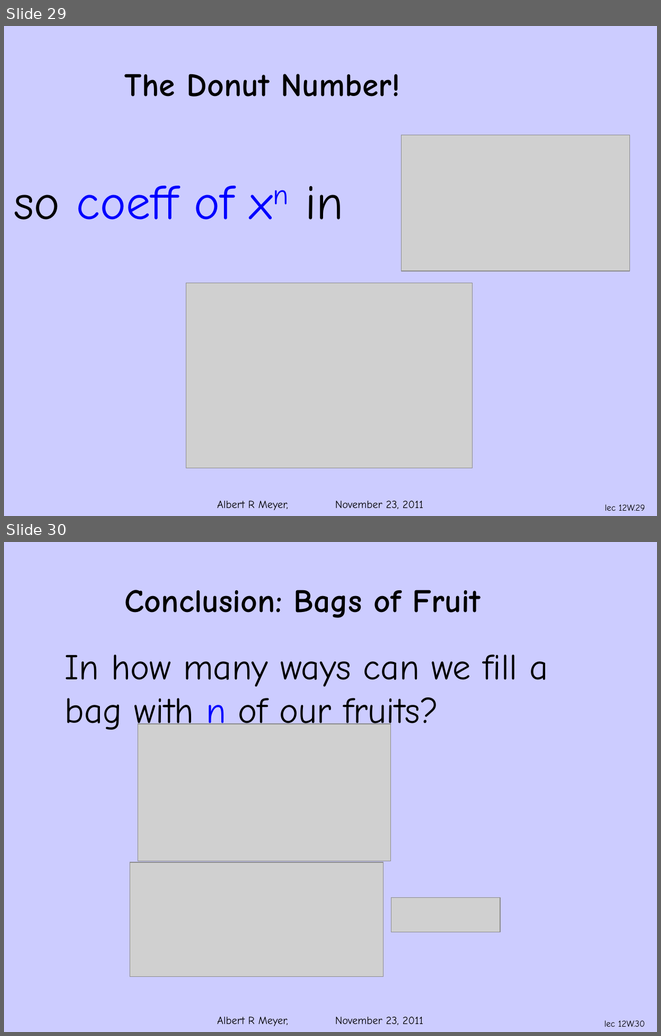
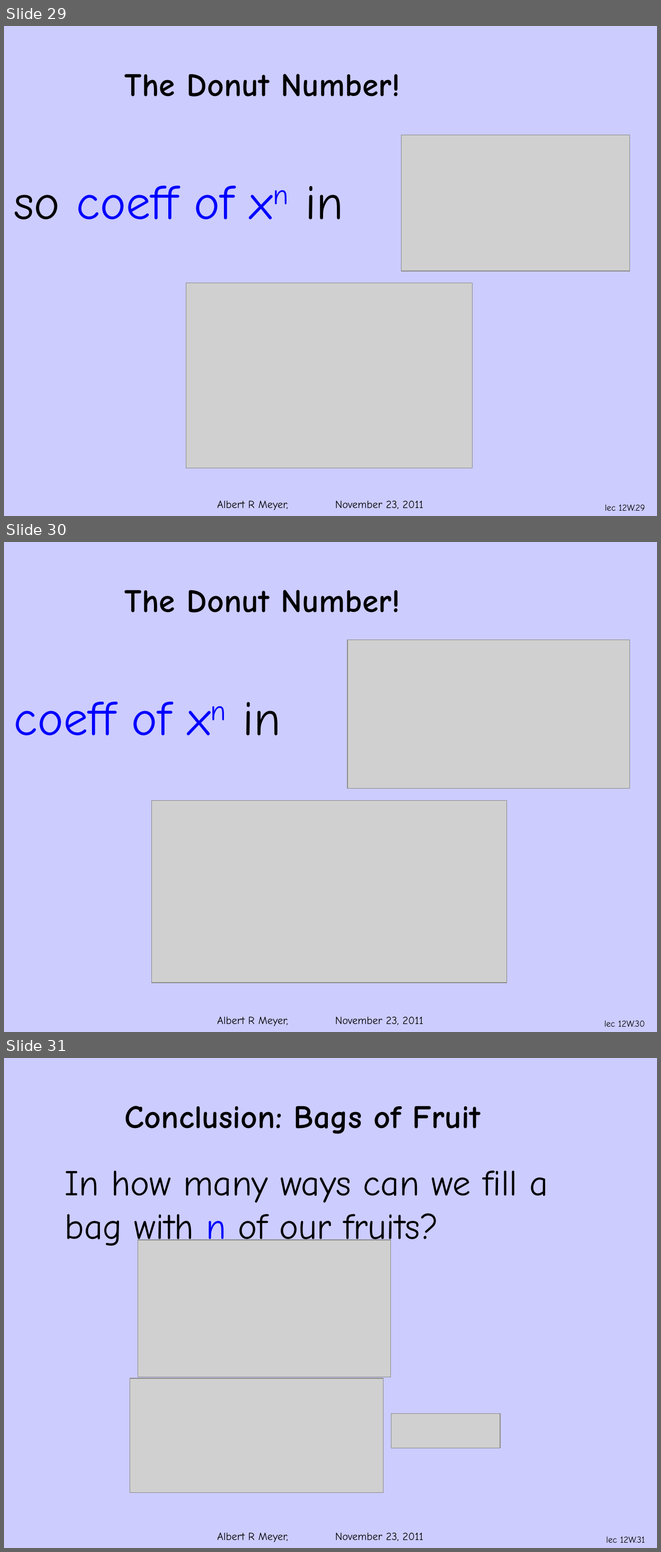
Before and after one commit to armeyer/mcs_web, a slide deck: fall11/slidesF11/slides12w.pptx. Shown one above the other, each under a label of ours: slides 29 and 30 before the commit, slides 29, 30 and 31 after it. The pictures are 661x1036 and 661x1552 pixels, drawn with LibreOffice and Linux fonts; fonts in the diff are those of the drawing; grey boxes stand for pictures; background and template pictures are left out. Boxes give left, top, right and bottom in pixels: in the first picture for what was removed or moved away, otherwise in the second. Text is boxed around its words. In the diff, an @@ line names an element or a change of style, - is before the commit and + after.

```diff
--- a/fall11/slidesF11/slides12w.pptx
+++ b/fall11/slidesF11/slides12w.pptx
@@ slide 30 added at [4, 542, 657, 1032], background #CCCCFF; not listed: 1 template element that a slide beside it also shows @@
@@ title added at [125, 590, 400, 612], 36 pt, text #000000, bold @@
+The Donut Number!
@@ picture added at [347, 640, 629, 788] @@
@@ text added at [14, 702, 281, 735], 54 pt, text #0000FF @@
+coeff of xn in
@@ picture added at [151, 801, 507, 983] @@
@@ page number added at [604, 1020, 645, 1026], 10 pt, text #000000 @@
+lec 12W.30
@@ what was slide 30 is now slide 31 @@
@@ page number at [606, 1536, 645, 1542]: text changed @@
-lec 12W.30
+lec 12W.31
```
Also in this commit, not shown: 6 slides changed.
